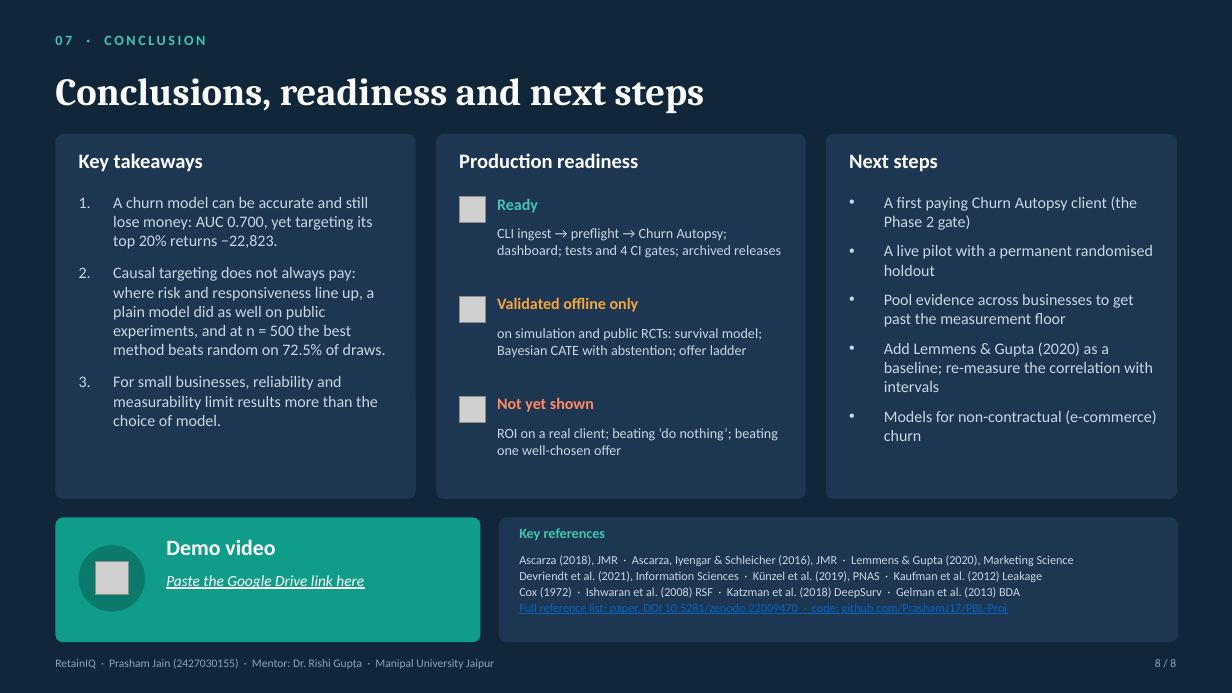
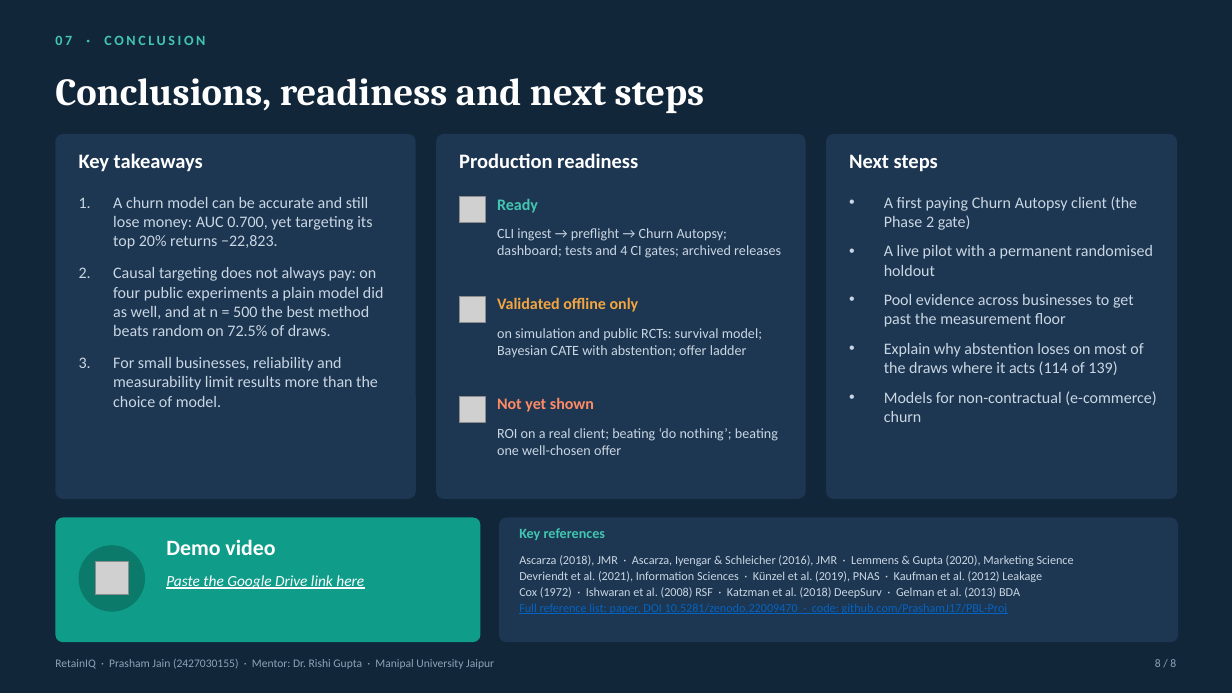
Before and after one commit to PrashamJ17/PBL-Proj, a slide deck: slide 8 of presentation/RetainIQ_Presentation.pptx. Drawn at 1232x693 pixels with LibreOffice and Linux fonts; fonts in the diff are those of the drawing; grey boxes stand for pictures. Boxes give left, top, right and bottom in pixels: in the first picture for what was removed or moved away, otherwise in the second. Text is boxed around its words. In the diff, an @@ line names an element or a change of style, - is before the commit and + after.

```diff
--- a/presentation/RetainIQ_Presentation.pptx
+++ b/presentation/RetainIQ_Presentation.pptx
@@ text at [113, 267, 384, 336]: text changed @@
-2. Causal targeting does not always pay: where risk and responsiveness line up, a plain model did as well on public experiments, and at n = 500 the best method beats random on 72.5% of draws.
+2. Causal targeting does not always pay: on four public experiments a plain model did as well, and at n = 500 the best method beats random on 72.5% of draws.
@@ text at [884, 343, 1143, 375]: text changed @@
-• Add Lemmens & Gupta (2020) as a baseline; re-measure the correlation with intervals
+• Explain why abstention loses on most of the draws where it acts (114 of 139)
```
Also in this commit, not shown: 3 other slides changed, 30 other files.
